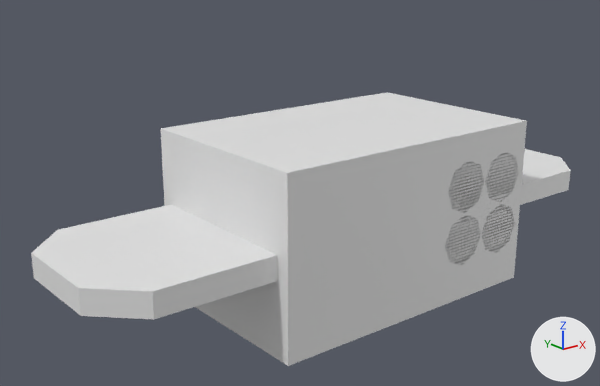
What one commit did to the Blender file Assets/Pepsi/pepsi.blend.
One viewpoint serves both versions: a 50 mm camera at (-5.35, -5.99, 2.66) aimed at (-0.4, 0.19, 0.19). Arrows for +X, +Y and +Z are at lower right; the lights stay in place. The picture after the commit comes second.

The scene before the commit, as lines of its bpy script (objects in view):
```python
me_cube_007 = bpy.data.meshes.new('Cube.007')
me_cube_007.from_pydata(...)  # 20 vertices, 18 faces; spans x -0.94..1.0, y -1.0..1.0, z -1.0..1.0
me_cube_018 = bpy.data.meshes.new('Cube.018')
me_cube_018.from_pydata(...)  # 12 vertices, 8 faces; spans x -3.05..-1.32, y -0.86..0.86, z -0.11..0.11
me_cube_023 = bpy.data.meshes.new('Cube.023')
me_cube_023.from_pydata(...)  # a box spanning x -0.83..0.23, y 0.44..0.69, z -0.79..0.79
ob_cube_036 = bpy.data.objects.new('Cube.036', me_cube_007)
ob_cube_036.location = (0.0, 0.0, 0.0)
ob_cube_036.scale = (1.57, 1.0, 0.853)
ob_cube_037 = bpy.data.objects.new('Cube.037', me_cube_018)
ob_cube_037.location = (0.0, 0.0, 0.0)
_m = ob_cube_037.modifiers.new('Mirror', 'MIRROR')
ob_cube_038 = bpy.data.objects.new('Cube.038', me_cube_023)
ob_cube_038.location = (0.0, -1.442, 0.0)
ob_cube_038.scale = (1.57, 1.0, 0.853)
# also in view: 'Cylinder.010' at (1.25, -1.0, -0.22); 'Cylinder.008' at (1.25, -1.0, 0.32); 'Cylinder.007' at (0.7, -1.0, 0.32); 'Cylinder.009' at (0.7, -1.0, -0.22)
```
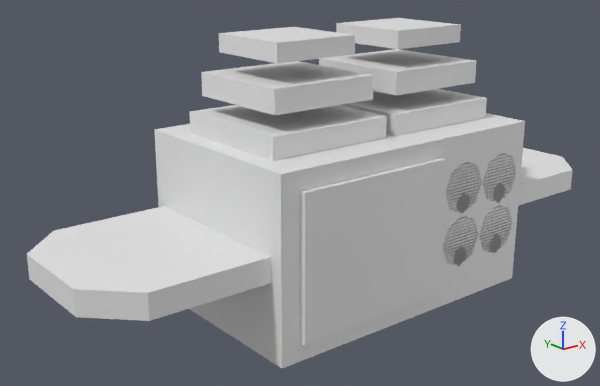
Where the newer file only moved an object's origin or applied its transform, the numbers keep the older frame.

Location of each change, [x1, y1, x2, y2] in pixels of the pictures (600 x 386 px):
'Cube.036', reshaped, rescaled: before [161, 92, 527, 366]; after [154, 113, 525, 368]
'Cube.039', added: after [189, 18, 487, 161]
'Cube.037', mesh moved: before [31, 149, 571, 320]; after [27, 148, 573, 321]
'Cylinder.011', added: after [457, 194, 470, 212]
'Cylinder.013', added: after [454, 247, 467, 265]
'Cylinder.012', added: after [493, 184, 505, 202]
'Cylinder.014', added: after [489, 235, 501, 252]

The change in detail:
me_cube_007 is used by ob_cube_036; location (0.0, 0.0, 0.0); scale (1.57, 1.0, 0.853).
me_cube_007 had 20 vertices, 18 faces and spanned x -0.94..1.0, y -1.0..1.0, z -1.0..1.0.
me_cube_007 now has 8 vertices, 6 faces and spans x -1.0..1.0, y -1.0..1.0, z -1.0..1.0.
Part 2, on me_cube_007:
16 vertices are removed from x -0.94..0.4, y -1.0..1.0, z -1.0..1.0.
17 faces are deleted.
4 vertices are added at (-1.0, -1.0, -1.0), (-1.0, -1.0, 1.0), (-1.0, 1.0, -1.0), (-1.0, 1.0, 1.0).
5 new faces join them.
me_cube_018 is used by ob_cube_037; location (0.0, 0.0, 0.0).
me_cube_018 had 12 vertices, 8 faces and spanned x -3.05..-1.32, y -0.86..0.86, z -0.11..0.11.
me_cube_018 now has 12 vertices, 8 faces and spans x -3.09..-1.36, y -0.86..0.86, z -0.11..0.11.
me_cube_018 part 1: the whole mesh is moved by (-0.04, 0.0, 0.0).
Mesh me_cube_033 is new.
It consists of a box spanning x -1.358..-0.057, y -0.65..0.65, z 0.802..1.059; a box spanning x -1.268..-0.147, y -0.56..0.56, z 1.213..1.434; a box spanning x -1.145..-0.27, y -0.437..0.437, z 1.617..1.79.
Mesh me_cylinder_015 is new.
It has 16 vertices, 10 faces and spans x 1.112..1.304, y -1.005, z -0.475..-0.282.
Mesh me_cylinder_014 is new.
It has 16 vertices, 10 faces and spans x 0.569..0.762, y -1.005, z -0.475..-0.282.
Mesh me_cylinder_013 is new.
It has 16 vertices, 10 faces and spans x 1.112..1.304, y -1.005, z 0.072..0.265.
Mesh me_cylinder_012 is new.
It has 16 vertices, 10 faces and spans x 0.569..0.762, y -1.005, z 0.072..0.265.
Object 'Cube.036' (ob_cube_036) is rescaled from (1.57, 1.0, 0.853) to (1.54, 1.0, 0.853).
Object 'Cube.039' (ob_cube_039) is new; it shows me_cube_033.
Its location is (0.0, 0.0, 0.0).
It gains a MIRROR modifier named 'Mirror'.
Modifier setting: use_mirror_merge = False.
Object 'Cylinder.014' (ob_cylinder_014) is new; it shows me_cylinder_015.
Its location is (0.0, 0.0, 0.0).
Object 'Cylinder.013' (ob_cylinder_013) is new; it shows me_cylinder_014.
Its location is (0.0, 0.0, 0.0).
Object 'Cylinder.012' (ob_cylinder_012) is new; it shows me_cylinder_013.
Its location is (0.0, 0.0, 0.0).
Object 'Cylinder.011' (ob_cylinder_011) is new; it shows me_cylinder_012.
Its location is (0.0, 0.0, 0.0).
